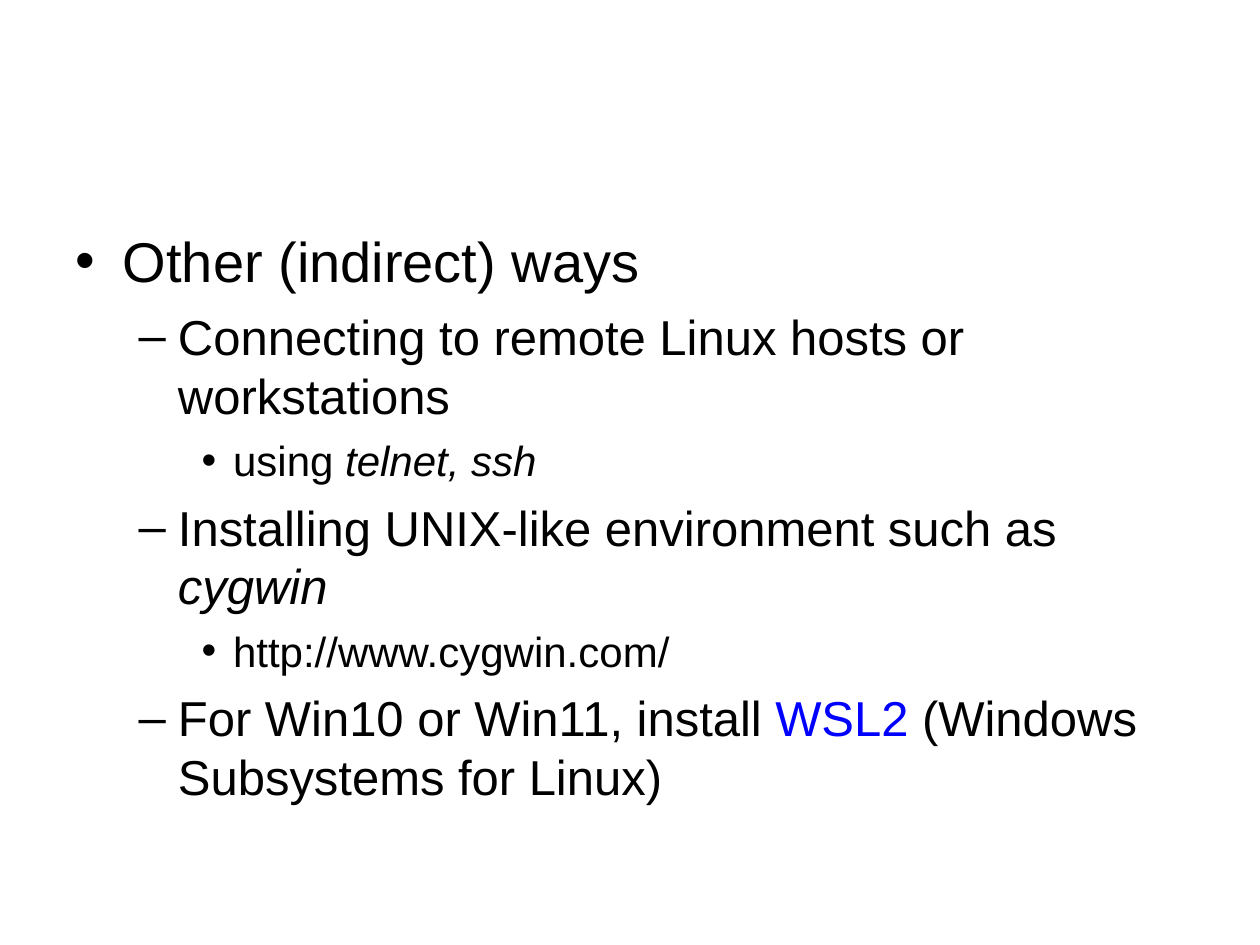
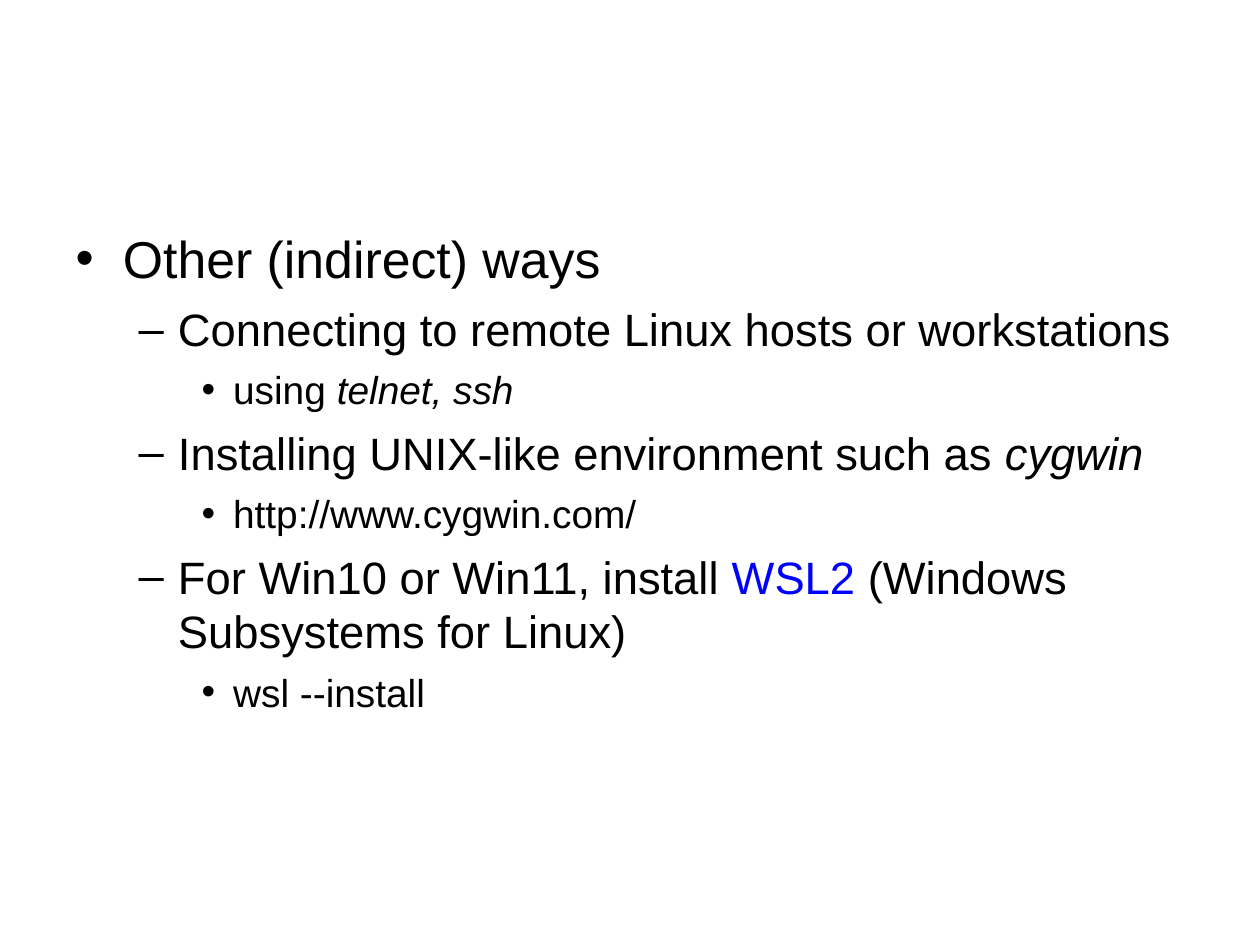
Before and after one commit to chriswjh/chriswjh.github.io, a slide deck: slide 5 of OSu/Ex01.ppt. Drawn at 1260x945 pixels with LibreOffice and Linux fonts; fonts in the diff are those of the drawing. Boxes give left, top, right and bottom in pixels: in the first picture for what was removed or moved away, otherwise in the second. Text is boxed around its words. In the diff, an @@ line names an element or a change of style, - is before the commit and + after.

```diff
--- a/OSu/Ex01.ppt
+++ b/OSu/Ex01.ppt
@@ text at box(123, 240, 1170, 658): size 32 to 29.6 pt in "Other (indirect) ways"; size 28 to 25.9 pt in "Connecting to remote Linux hosts or workstations", "Installing UNIX-like environment such as cygwin", "For Win10 or Win11, install WSL2 (Windows ..."; size 24 to 22.2 pt in "using telnet, ssh", "http://www.cygwin.com/" @@
@@ text at box(233, 679, 425, 708): paragraph added @@
+    • wsl --install
```
Also in this commit, not shown: 8 other slides changed, 2 slides added, 2 slides removed.
